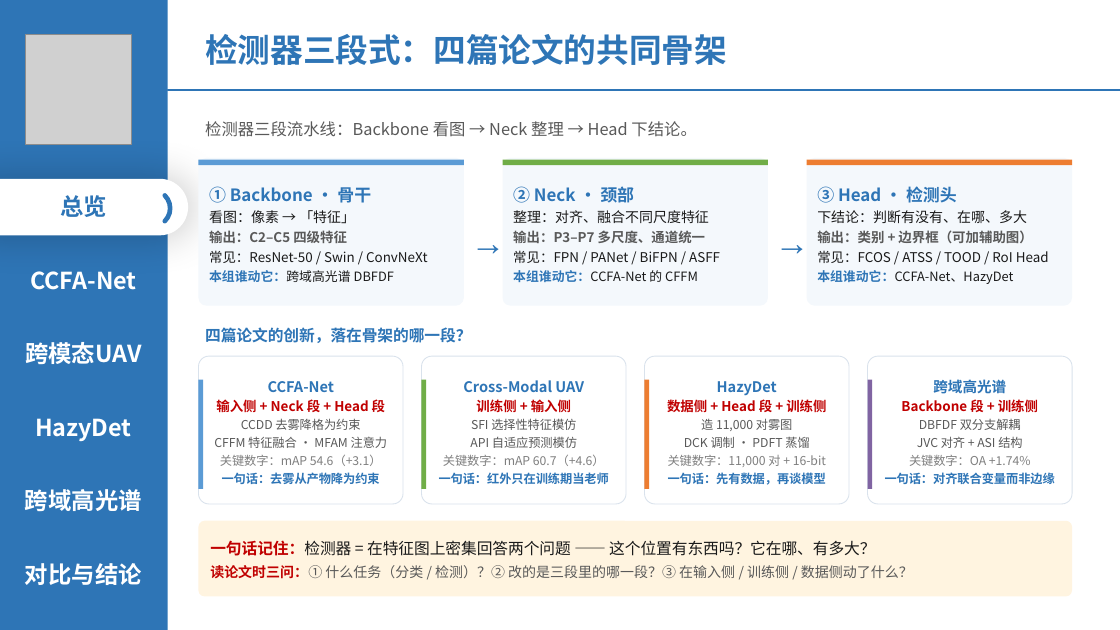
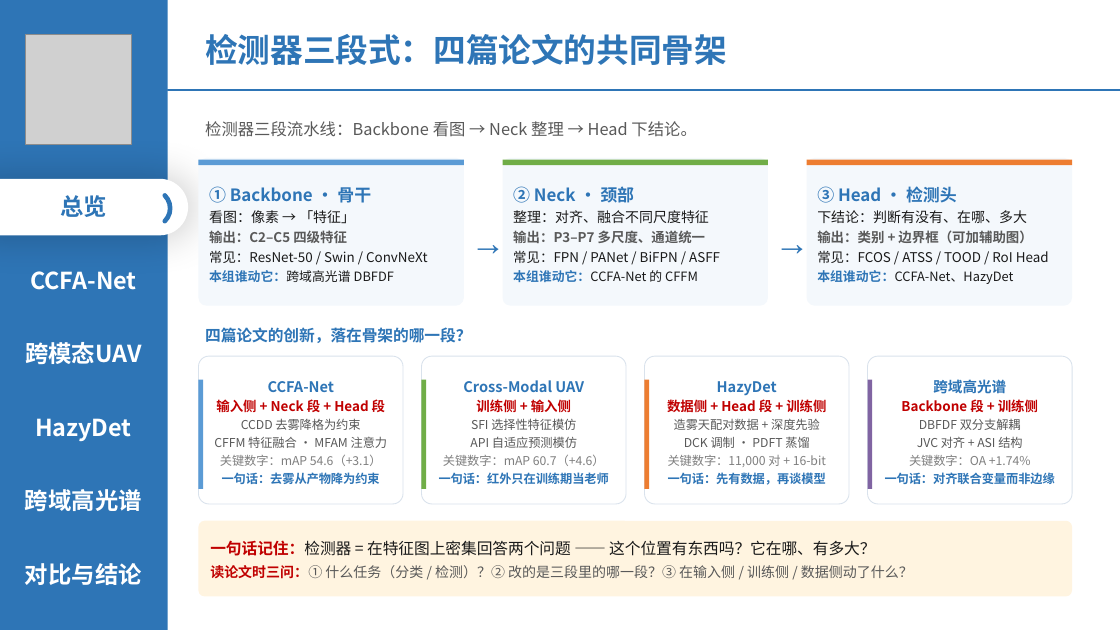
Before and after one commit to 139876/paper-notes, a slide deck: slide 3 of 论文精读/3-HazyDet精读/附件/四篇论文-组会汇报.pptx. Drawn at 1120x630 pixels with LibreOffice and Linux fonts; fonts in the diff are those of the drawing; grey boxes stand for pictures. Boxes give left, top, right and bottom in pixels: in the first picture for what was removed or moved away, otherwise in the second. Text is boxed around its words. In the diff, an @@ line names an element or a change of style, - is before the commit and + after.

```diff
--- a/论文精读/3-HazyDet精读/附件/四篇论文-组会汇报.pptx
+++ b/论文精读/3-HazyDet精读/附件/四篇论文-组会汇报.pptx
@@ text in rounded rectangle at (674, 419, 820, 430): text changed @@
-造 11,000 对雾图
+造雾天配对数据 + 深度先验
```
Also in this commit, not shown: 2 other slides changed.
